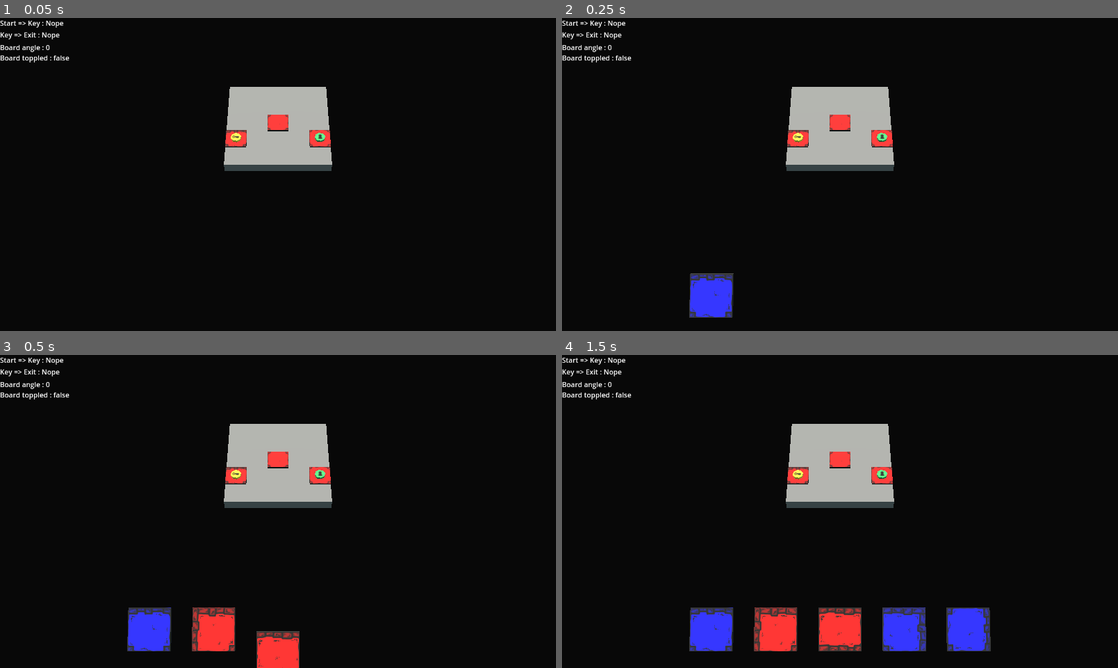
Above: before the commit, frames 1-4 (two rows, left to right).
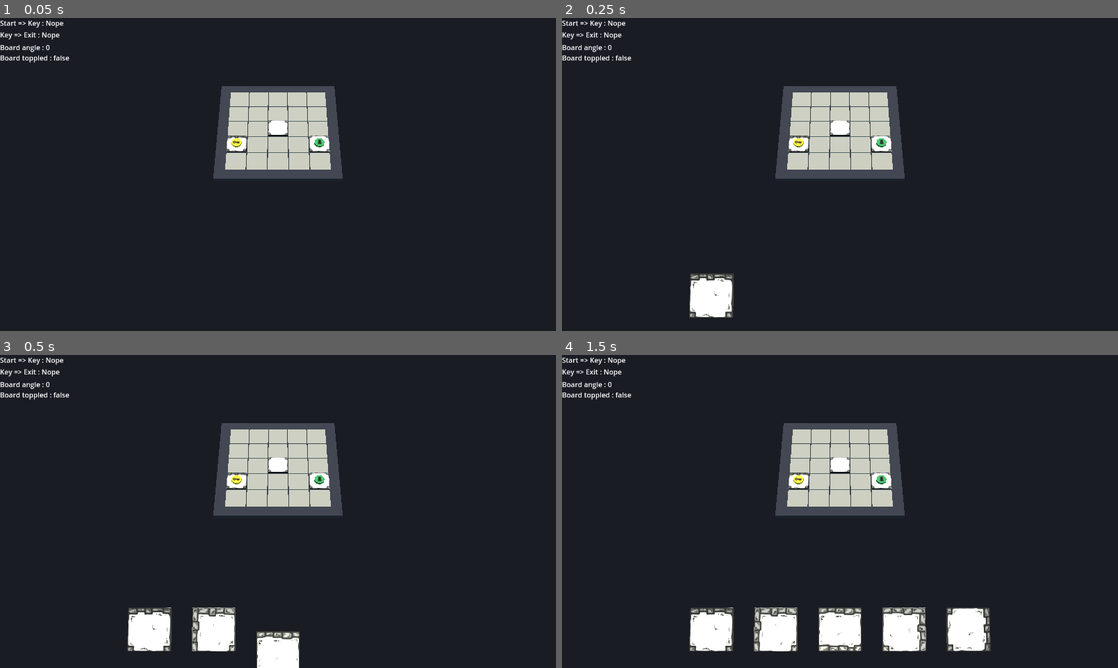
Above: after the commit, the same moments.

Repository: Cybierre-Koffee-Studio/GameOff2023
Game: Godot game, scene res://scenes/main.tscn
The game is run twice, just before and just after one commit, with the same random seed, the same clock (stepped at 60 frames per second) and the same inputs.
Inputs (mouse positions are in pixels of both pictures, inside the frame that each line leads up to):
- Up to frame 1 (0.05 s): no input
- Up to frame 2 (0.25 s): no input
- Up to frame 3 (0.5 s): no input
- Up to frame 4 (1.5 s): tap Enter (ui_accept) at 0.5, 0.77, 1.25 s; move the mouse to (962, 495) at 0.52 s; hold D (AllerADroite) 0.53-1.28 s; tap S (Reculer) at 0.6 s; click (962, 495) at 0.67 s; move the mouse to (728, 527) at 1.27 s; hold Down (ui_down) from 1.28 s (still down); tap E (rotaCamDroite) at 1.35 s; click (728, 527) at 1.42 s

The runs differ from the first frame. In frame 1, 99% of the frame differs, in the area x 0-100%, y 0-100%; in frame 2, 99%; in frame 3, 99%; in frame 4, 99%.

Commit message:
machins visuels sans intérêt

Diff:
--- a/godot/scenes/board/board.gd
+++ b/godot/scenes/board/board.gd
@@ -14,6 +14,8 @@
 const tile_scene = preload("res://scenes/tiles/tile.tscn")
 const possible_tiles : Array[Tile.TYPE] = [Tile.TYPE.CENTER, Tile.TYPE.CORNER, Tile.TYPE.CORRIDOR, Tile.TYPE.STRAIGHT]
 const rotations = [0, 90, 180, 270]
+
+const BOARD_THICKNESS = 0.1
 
 @export var GRID_SIZE = 11
 @export var pathfinding_service: PathfindingService
@@ -58,7 +60,8 @@
 
 func _ready():
 
-    $Mesh.scale = Vector3(GRID_SIZE, 0.5, GRID_SIZE)
+    $Map.scale = Vector3(GRID_SIZE, $Map.scale.y, GRID_SIZE)
+    $Border.scale = Vector3(GRID_SIZE + 1, $Border.scale.y, GRID_SIZE + 1)
     GRID_MAP.resize(GRID_SIZE)
 
     # Init du pathfinding
@@ -72,8 +75,7 @@
         var y = i%GRID_SIZE
         tile_slot.position.x = x - GRID_SIZE/2
         tile_slot.position.z = y - GRID_SIZE/2
-        tile_slot.position.y = 0.5
-        tile_slot.connect("add_tile", on_add_tile)
+        tile_slot.position.y = BOARD_THICKNESS
         add_child(tile_slot)
         if GRID_MAP[x] == null:
             GRID_MAP[x] = []
@@ -100,11 +102,17 @@
     place_key_tile(key_tile_zone)
     place_exit_tile(exit_tile_zone)
 
+#func _unhandled_input(event):
+#    if event is InputEventMouseButton:
+#        if event.button_index == MOUSE_BUTTON_LEFT and event.pressed == true:
+#            if GlobalVars.selected_tile != null && selected_tile_copy.visible:
+#                add_tile()
+
 func place_starting_tile():
     # placement de la tuile de départ
     var start_tile = tile_scene.instantiate()
     start_tile.init(Tile.TYPE.CENTER)
-    start_tile.position = Vector3(0, 0.5, 0)
+    start_tile.position = Vector3(0, BOARD_THICKNESS, 0)
     start_coordinates = Vector2i(GRID_SIZE*3/2, GRID_SIZE*3/2)
     map_tile(GRID_SIZE/2, GRID_SIZE/2, [0b1111,0b0000])
     add_child(start_tile)
@@ -117,7 +125,7 @@
     key_tile.init(possible_tiles.pick_random())
     key_tile.position = Vector3(
         key_tile_x - GRID_SIZE/2,
-        0.5,
+        BOARD_THICKNESS,
         key_tile_y - GRID_SIZE/2
     )
     var key_tile_rotation = rotations.pick_random()
@@ -138,7 +146,7 @@
     exit_tile.init(possible_tiles.pick_random())
     exit_tile.position = Vector3(
         exit_tile_x - GRID_SIZE/2,
-        0.5,
+        BOARD_THICKNESS,
         exit_tile_y - GRID_SIZE/2
     )
     var exit_tile_rotation = rotations.pick_random()
@@ -206,7 +214,7 @@
         && !(GRID_MAP[x][y][1] & tile_data[1])
     )
 
-func on_add_tile(src):
+func add_tile(tile_copy):
     for x in GRID_SIZE:
         for y in GRID_SIZE:
             var slot = GRID_MAP[x][y][0]
@@ -214,15 +222,17 @@
                 slot.set_unavailable()
     var tile = selected_tile_copy
     remove_child(selected_tile_copy)
+    tile.position = selected_tile_copy.position
     selected_tile_copy = null
     emit_signal("tile_placed", tile)
-    tile.position = src.position
     tile.position.y = 50
     add_child(tile)
-    map_tile(tile.position.x + GRID_SIZE/2, tile.position.z + GRID_SIZE/2, tile.get_tile_data())
+    var tile_x = tile.position.x + GRID_SIZE/2
+    var tile_y = tile.position.z + GRID_SIZE/2
     tile.get_neighbour_tile_color()
     var tween = create_tween()
-    tween.tween_property(tile, "position:y", 0.5, 0.8).set_trans(Tween.TRANS_QUINT).set_ease(Tween.EASE_OUT)
+    tween.tween_property(tile, "position:y", BOARD_THICKNESS, 0.8).set_trans(Tween.TRANS_QUINT).set_ease(Tween.EASE_OUT)
+    tween.tween_callback(map_tile.bind(tile_x, tile_y, tile.get_tile_data()))
     tip(tile.position.x*0.8)
     check_paths()
 
@@ -249,6 +259,7 @@
     selected_tile_copy.rotation = GlobalVars.selected_tile.rotation
     selected_tile_copy.scale = Vector3(1,1,1)
     selected_tile_copy.visible = false
+    selected_tile_copy.connect("select_tile", add_tile)
     add_child(selected_tile_copy)
     for x in GRID_SIZE:
         for y in GRID_SIZE:
--- a/godot/scenes/board/board.tscn
+++ b/godot/scenes/board/board.tscn
@@ -6,17 +6,28 @@
 [sub_resource type="BoxMesh" id="BoxMesh_i4pbh"]
 
 [sub_resource type="StandardMaterial3D" id="StandardMaterial3D_atdo0"]
-albedo_color = Color(0.352941, 0.352941, 0.352941, 1)
+albedo_color = Color(0.541176, 0.537255, 0.513726, 1)
 
-[node name="Plateau" type="Node3D" node_paths=PackedStringArray("pathfinding_service")]
+[sub_resource type="BoxMesh" id="BoxMesh_ui7xu"]
+
+[sub_resource type="StandardMaterial3D" id="StandardMaterial3D_w8x38"]
+albedo_color = Color(0.121569, 0.133333, 0.180392, 1)
+
+[node name="Board" type="Node3D" node_paths=PackedStringArray("pathfinding_service")]
 script = ExtResource("1_066hh")
 pathfinding_service = NodePath("PathfindingService")
 
-[node name="Mesh" type="MeshInstance3D" parent="."]
-transform = Transform3D(12, 0, 0, 0, 0.5, 0, 0, 0, 12, 0, 0.25, 0)
+[node name="Map" type="MeshInstance3D" parent="."]
+transform = Transform3D(7, 0, 0, 0, 0.1, 0, 0, 0, 7, 0, 0.05, 0)
+visible = false
 mesh = SubResource("BoxMesh_i4pbh")
 skeleton = NodePath("../..")
 surface_material_override/0 = SubResource("StandardMaterial3D_atdo0")
+
+[node name="Border" type="MeshInstance3D" parent="."]
+transform = Transform3D(9, 0, 0, 0, 0.2, 0, 0, 0, 9, 0, -0.025, 0)
+mesh = SubResource("BoxMesh_ui7xu")
+surface_material_override/0 = SubResource("StandardMaterial3D_w8x38")
 
 [node name="TrucInvisiblePourPivoterCorrectement" type="MeshInstance3D" parent="."]
 transform = Transform3D(12, 0, 0, 0, 0.5, 0, 0, 0, 12, 0, -0.25, 0)
--- a/godot/scenes/board/tile_slot.gd
+++ b/godot/scenes/board/tile_slot.gd
@@ -3,11 +3,10 @@
 signal add_tile
 
 @onready var material:StandardMaterial3D
-var COLOR_BASE = Color("0062c0")
-var COLOR_BLUR = Color(COLOR_BASE, 0)
-var COLOR_FOCUS = Color(COLOR_BASE, 0.3)
+var COLOR_BLUR = Color("8a8983", 0.2)
+var COLOR_FOCUS = Color("8a8983", 1)
 
-var available = false
+var available = true
 var board : Board
 
 # Called when the node enters the scene tree for the first time.
@@ -19,30 +18,31 @@
 
 func set_available():
     available = true
-    material.albedo_color = COLOR_FOCUS
 
 func set_unavailable():
     available = false
-    material.albedo_color = COLOR_BLUR
 
 # Called every frame. 'delta' is the elapsed time since the previous frame.
 func _process(_delta):
-    pass
+    if available:
+        material.albedo_color = COLOR_FOCUS
+    else:
+        material.albedo_color = COLOR_BLUR
 
 func _on_area_3d_mouse_entered():
-    if board != null && board.selected_tile_copy != null && available:
-        material.albedo_color = COLOR_BLUR
-        board.selected_tile_copy.visible = true
-        board.selected_tile_copy.position = self.position
+    if board != null && board.selected_tile_copy != null:
+        if available:
+            material.albedo_color = COLOR_BLUR
+            board.selected_tile_copy.visible = true
+            board.selected_tile_copy.position = self.position
+        else:
+            board.selected_tile_copy.visible = false
 
-func _on_area_3d_input_event(_camera, event, _position, _normal, _shape_idx):
-    if event is InputEventMouseButton:
-        if event.button_index == MOUSE_BUTTON_LEFT and event.pressed == true:
-            if GlobalVars.selected_tile != null && available:
-                add_tile.emit(self)
+func emit_add_tile(tile):
+    add_tile.emit(self)
 
-func _on_area_3d_mouse_exited():
-    if board != null && board.selected_tile_copy != null:
-        board.selected_tile_copy.visible = false
-        if available:
-            material.albedo_color = COLOR_FOCUS
+#func _on_area_3d_mouse_exited():
+#    if board != null && board.selected_tile_copy != null:
+#        board.selected_tile_copy.visible = false
+#        if available:
+#            material.albedo_color = COLOR_FOCUS
--- a/godot/scenes/board/tile_slot.tscn
+++ b/godot/scenes/board/tile_slot.tscn
@@ -14,7 +14,7 @@
 script = ExtResource("1_wefag")
 
 [node name="Mesh" type="MeshInstance3D" parent="."]
-transform = Transform3D(1, 0, 0, 0, 0.1, 0, 0, 0, 1, 0, 0.05, 0)
+transform = Transform3D(0.96, 0, 0, 0, 0.096, 0, 0, 0, 0.96, 0, -0.05, 0)
 mesh = SubResource("BoxMesh_1nb5h")
 surface_material_override/0 = SubResource("StandardMaterial3D_hhdc5")
 
--- a/godot/scenes/hand/hand.gd
+++ b/godot/scenes/hand/hand.gd
@@ -57,7 +57,6 @@
 func on_tile_placed(tile):
     GlobalVars.selected_tile.scale = Vector3(1, 1, 1)
     GlobalVars.selected_tile.position.z += selected_tile_position_shift
-    GlobalVars.selected_tile = null
     tile.can_rotate = false
     current_hand.erase(tile)
     GlobalVars.selected_tile = null
--- a/godot/scenes/main.tscn
+++ b/godot/scenes/main.tscn
@@ -7,10 +7,25 @@
 
 [sub_resource type="Environment" id="Environment_vyuhg"]
 background_mode = 1
-background_color = Color(0.0313726, 0.0313726, 0.0313726, 1)
+background_color = Color(0.101961, 0.109804, 0.141176, 1)
 
 [node name="Main" type="Node3D"]
 script = ExtResource("1_mync3")
+
+[node name="OmniLight3D" type="OmniLight3D" parent="."]
+transform = Transform3D(1, 0, 0, 0, 1, 0, 0, 0, 1, -4.50238, 5.64203, -4.53729)
+visible = false
+light_color = Color(0.686275, 0.690196, 0.635294, 1)
+light_energy = 7.434
+omni_range = 20.858
+omni_attenuation = 0.466517
+
+[node name="OmniLight3D2" type="OmniLight3D" parent="."]
+transform = Transform3D(1, 0, 0, 0, 1, 0, 0, 0, 1, 0, 2.19704, 13.1196)
+light_color = Color(0.894118, 0.901961, 0.827451, 1)
+light_energy = 16.0
+omni_range = 10.224
+omni_attenuation = 0.659755
 
 [node name="Camera3D" type="Camera3D" parent="."]
 transform = Transform3D(1, 0, 0, 0, 0.573576, 0.819152, 0, -0.819152, 0.573576, 0, 19, 16)
@@ -19,12 +34,13 @@
 
 [node name="DirectionalLight3D" type="DirectionalLight3D" parent="."]
 transform = Transform3D(-0.5, 0.75, -0.433013, 1.49012e-08, 0.5, 0.866025, 0.866025, 0.433013, -0.25, -10.325, 11.9861, -8.74714)
-light_color = Color(0.870588, 0.862745, 0.819608, 1)
-light_energy = 4.352
+light_color = Color(0.878431, 0.862745, 0.788235, 1)
+light_energy = 1.609
 
 [node name="DirectionalLight3D2" type="DirectionalLight3D" parent="."]
 transform = Transform3D(0.524519, -0.664061, 0.532825, 0.353553, 0.739199, 0.573223, -0.774519, -0.112285, 0.622505, 15.712, 11.9861, 5.79846)
 light_color = Color(0.72549, 0.858824, 0.886275, 1)
+light_energy = 1.104
 
 [node name="Plateau" parent="." instance=ExtResource("2_8jvwn")]
 GRID_SIZE = 5
--- a/godot/scenes/tiles/tile.gd
+++ b/godot/scenes/tiles/tile.gd
@@ -62,7 +62,7 @@
             base_material_copy.albedo_texture = straight_texture
         TYPE.CORNER:
             base_material_copy.albedo_texture = corner_texture
-    base_material_copy.albedo_color = COLORS.pick_random()
+    #base_material_copy.albedo_color = COLORS.pick_random()
     $mesh.set_surface_override_material(0, base_material_copy)
 
 # renvoie les données sur les bords de la tuile sous forme d'un tableau de binaires :
--- a/godot/scenes/tiles/tile.tscn
+++ b/godot/scenes/tiles/tile.tscn
@@ -50,6 +50,7 @@
 size = Vector3(0.759675, 0.472864, 0.750755)
 
 [node name="tile_center" type="Node3D"]
+transform = Transform3D(0.96, 0, 0, 0, 0.96, 0, 0, 0, 0.96, 0, 0, 0)
 script = ExtResource("1_6q3ss")
 
 [node name="mesh" type="MeshInstance3D" parent="."]
Not shown: 1 places in godot/scenes/board/board.tscn that only renumber resources
